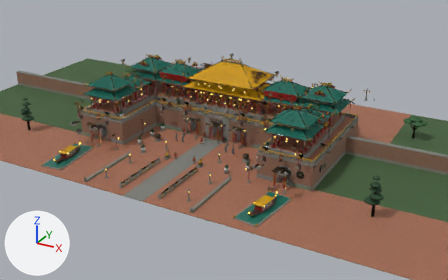
Renders of the glTF model T02_ngo_mon_lau_ngu_phung.glb from each side of a commit.
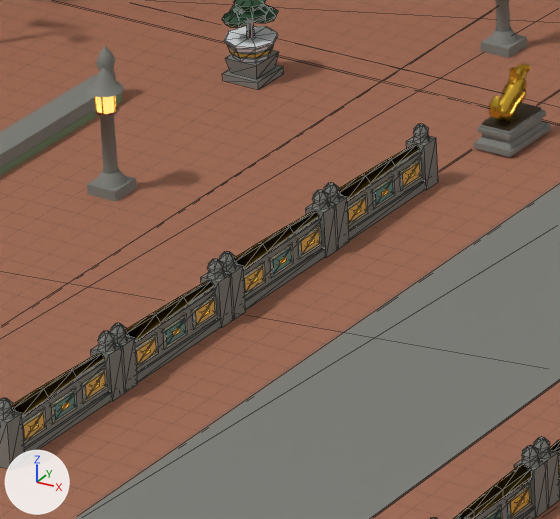
The first picture shows the older version from a camera (50 mm lens) standing at (65.5, -117.8, 57.9) and looking at (2.4, -3.2, 0.5). The close-ups show the older and then the newer version on the part from 27% to 38% of the width and 52% to 69% of the height of that picture. Only the edits that show in the close-ups are written down. The lights are fixed; the arrows at lower left show +X, +Y and +Z. The close-ups show mesh edges as thin lines. Where no turn or scale is listed for an object, it has been applied to the vertices.

The scene before the commit, as lines of its bpy script (objects in view):
```python
ob_p13_bonsai_06 = bpy.data.objects.new('P13_Bonsai_06', me_p13_chau_bonsai_su_men_lam)
ob_p13_bonsai_06.parent = ob_t02_root_pivot
ob_p13_bonsai_06.location = (-10.5, -16.8, 0.06)
ob_p13_bonsai_06.rotation_euler = (0.0, 0.0, -1.571)  # degrees (0, 0, -90)
ob_t02_v02_hero_architectural_details = bpy.data.objects.new('T02_v02_Hero_Architectural_Details', me_t02_v02_hero_architectural_details)
ob_t02_v02_hero_architectural_details.location = (0.0, 0.0, 0.0)
ob_v15_lancancaukimthuy_ohocgachmen_06 = bpy.data.objects.new('V15_LanCanCauKimThuy_OHocGachMen_06', me_proto_lancancaukimthuy_ohocgachmen_trudathanh_t02_v15)
ob_v15_lancancaukimthuy_ohocgachmen_06.location = (4.65, -27.6, 0.06)
ob_v15_lancancaukimthuy_ohocgachmen_06.rotation_euler = (0.0, 0.0, 3.142)  # degrees (0, 0, 180)
# also in view: 'T02_Courtyard_And_Hoang_Thanh_Wall' at (0.0, 0.0, 2.0); 'V15_LanCanCauKimThuy_OHocGachMen_03' at (-4.7, -24.2, 0.7); 'V15_LanCanCauKimThuy_OHocGachMen_05' at (4.7, -31.0, 0.7); 'V15_LanCanCauKimThuy_OHocGachMen_02' at (-4.7, -27.6, 0.7); 'KyLanDong_Forecourt_Huu' at (-4.2, -16.8, 0.9)
```
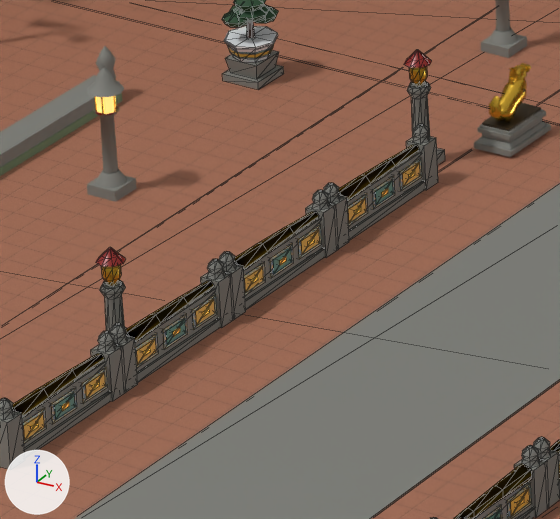
Boxes [x1, y1, x2, y2] around the edits, measured in the close-ups (560 x 519 px):
'V21_DenTruDaThanh_LongDenLucGiac_01', added
    after: [96, 247, 126, 332]
    faces in mat_da_thanh (grey #7d7e78): [100, 280, 126, 332]
    faces in mat_son_son (red #8c1d18): [96, 247, 126, 267]
    faces in mat_thep_vang (yellow #d9ae3a): [101, 265, 122, 286]
'V21_DenTruDaThanh_LongDenLucGiac_03', added
    after: [404, 50, 445, 165]
    faces in mat_da_thanh (grey #7d7e78): [407, 81, 445, 165]
    faces in mat_son_son (red #8c1d18): [404, 50, 432, 68]
    faces in mat_thep_vang (yellow #d9ae3a): [409, 66, 428, 87]

Patch to the scene script:
```diff
--- a/T02_ngo_mon_lau_ngu_phung.glb.py
+++ b/T02_ngo_mon_lau_ngu_phung.glb.py
@@ me_proto_dentrudathanh_longdenlucgiac_cauhanhlangcanhngomon_t02_v21 @@
+me_proto_dentrudathanh_longdenlucgiac_cauhanhlangcanhngomon_t02_v21.from_pydata(...)  # 104 vertices, 156 faces; spans x -0.32..0.32, y -0.32..0.32, z 0.0..2.46
+# faces by material slot: [76, 48, 32]
+me_proto_dentrudathanh_longdenlucgiac_cauhanhlangcanhngomon_t02_v21.materials.append(mat_da_thanh)  # grey #7d7e78
+me_proto_dentrudathanh_longdenlucgiac_cauhanhlangcanhngomon_t02_v21.materials.append(mat_thep_vang)  # yellow #d9ae3a
+me_proto_dentrudathanh_longdenlucgiac_cauhanhlangcanhngomon_t02_v21.materials.append(mat_son_son)  # red #8c1d18
@@ ob_v21_dentrudathanh_longdenlucgiac_03 @@
+ob_v21_dentrudathanh_longdenlucgiac_03 = bpy.data.objects.new('V21_DenTruDaThanh_LongDenLucGiac_03', me_proto_dentrudathanh_longdenlucgiac_cauhanhlangcanhngomon_t02_v21)
+ob_v21_dentrudathanh_longdenlucgiac_03.location = (-5.2, -18.5, 0.05)
@@ ob_v21_dentrudathanh_longdenlucgiac_01 @@
+ob_v21_dentrudathanh_longdenlucgiac_01 = bpy.data.objects.new('V21_DenTruDaThanh_LongDenLucGiac_01', me_proto_dentrudathanh_longdenlucgiac_cauhanhlangcanhngomon_t02_v21)
+ob_v21_dentrudathanh_longdenlucgiac_01.location = (-5.2, -28.5, 0.05)
```
